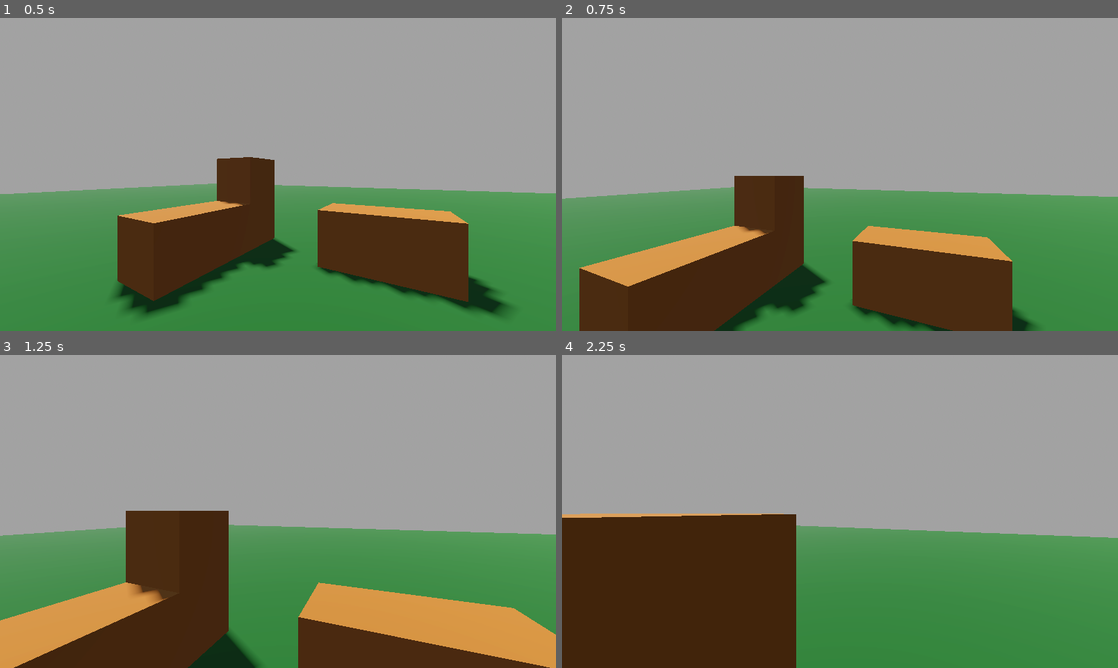
Above: before the commit, frames 1-4 (two rows, left to right).
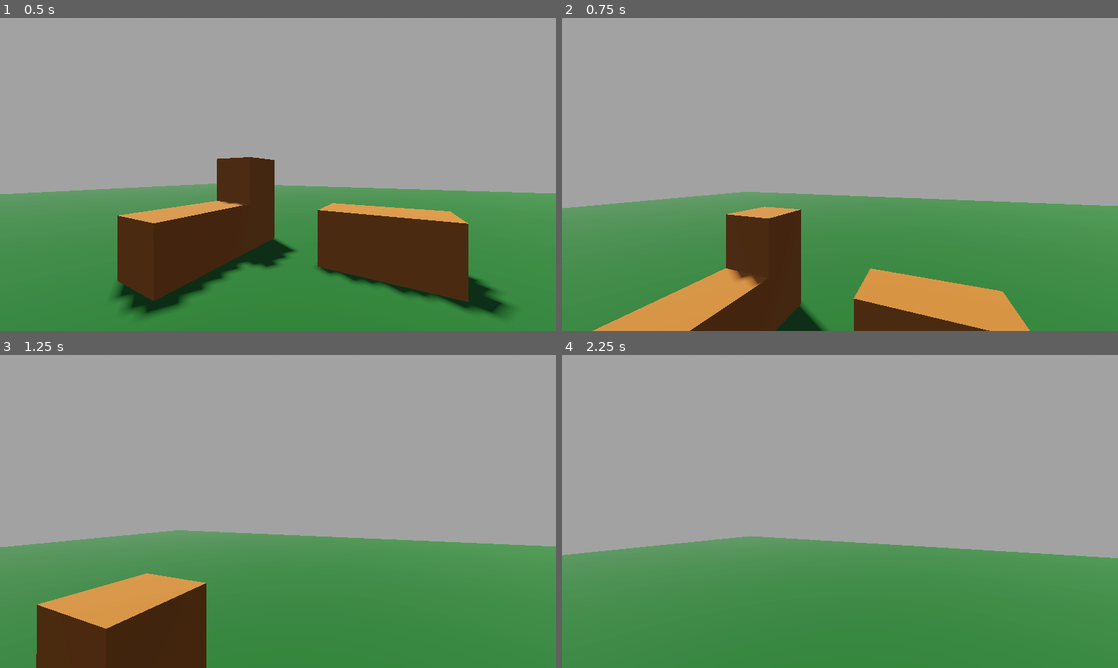
Above: after the commit, the same moments.

Repository: afarber/godotcraft
Game: Godot game, scene res://scenes/world.tscn
Two runs of this game, one before a commit and one after it. Both use one fixed random seed, a clock stepped at 60 frames per second and the inputs below.
Inputs (mouse positions are in pixels of both pictures, inside the frame that each line leads up to):
- Up to frame 1 (0.5 s): no input
- Up to frame 2 (0.75 s): tap Enter (ui_accept) at 0.5 s; move the mouse to (867, 174) at 0.52 s; hold Up (ui_up) from 0.53 s (still down)
- Up to frame 3 (1.25 s): keep holding Up (ui_up); tap Enter (ui_accept) at 0.77 s
- Up to frame 4 (2.25 s): keep holding Up (ui_up); move the mouse to (812, 511) at 1.27 s; tap Enter (ui_accept) at 1.52 s; move the mouse to (851, 505) at 2.02 s

Frame 1 is identical in both runs. In frame 2, 22% of the frame differs, in the area x 0-100%, y 50-100%; in frame 3, 21%; in frame 4, 24%.

Commit message:
Add 2 blocks

Diff:
--- /dev/null
+++ b/scenes/blocks.tscn
@@ -0,0 +1,37 @@
+[gd_scene load_steps=6 format=3 uid="uid://5ver7jccjhcr"]
+
+[sub_resource type="BoxMesh" id="BoxMesh_6l7ab"]
+size = Vector3(2, 2, 2)
+
+[sub_resource type="StandardMaterial3D" id="StandardMaterial3D_wv7cx"]
+albedo_color = Color(0.0627451, 0.364706, 0, 1)
+
+[sub_resource type="BoxShape3D" id="BoxShape3D_6l7ab"]
+size = Vector3(2, 2, 2)
+
+[sub_resource type="BoxMesh" id="BoxMesh_giubl"]
+size = Vector3(2, 2, 2)
+
+[sub_resource type="StandardMaterial3D" id="StandardMaterial3D_3jd7w"]
+albedo_color = Color(0.298039, 0.101961, 0.0392157, 1)
+
+[node name="Blocks" type="Node3D"]
+
+[node name="Grass" type="MeshInstance3D" parent="."]
+mesh = SubResource("BoxMesh_6l7ab")
+surface_material_override/0 = SubResource("StandardMaterial3D_wv7cx")
+
+[node name="StaticBody3D" type="StaticBody3D" parent="Grass"]
+
+[node name="CollisionShape3D" type="CollisionShape3D" parent="Grass/StaticBody3D"]
+shape = SubResource("BoxShape3D_6l7ab")
+
+[node name="Dirt" type="MeshInstance3D" parent="."]
+transform = Transform3D(1, 0, 0, 0, 1, 0, 0, 0, 1, -4, 0, 0)
+mesh = SubResource("BoxMesh_giubl")
+surface_material_override/0 = SubResource("StandardMaterial3D_3jd7w")
+
+[node name="StaticBody3D" type="StaticBody3D" parent="Dirt"]
+
+[node name="CollisionShape3D" type="CollisionShape3D" parent="Dirt/StaticBody3D"]
+shape = SubResource("BoxShape3D_6l7ab")
--- a/scenes/world.tscn
+++ b/scenes/world.tscn
@@ -70,3 +70,5 @@
 
 [node name="Player" parent="." instance=ExtResource("2_rwgxs")]
 transform = Transform3D(0.500287, 0, -0.865859, 0, 1, 0, 0.865859, 0, 0.500287, -3.94081, 2.5, 6.39132)
+
+[node name="GridMap" type="GridMap" parent="."]
--- a/scripts/player.gd
+++ b/scripts/player.gd
@@ -1,9 +1,12 @@
 extends CharacterBody3D
 
 
-const SPEED = 5.0
-const JUMP_VELOCITY = 4.5
+const SPEED = 8.0
+const JUMP_VELOCITY = 12.0
+const GRAVITY_FACTOR = 2.5
 const SENSITIVITY = 0.002
+
+@onready var camera_3d: Camera3D = $Camera3D
 
 func _ready() -> void:
 	Input.set_mouse_mode(Input.MOUSE_MODE_CAPTURED)
@@ -11,12 +14,13 @@
 func _unhandled_input(event: InputEvent) -> void:
 	if event is InputEventMouseMotion:
 		rotation.y = rotation.y - event.relative.x * SENSITIVITY
-		# TODO move camera up/down
+		camera_3d.rotation.x = camera_3d.rotation.x - event.relative.y * SENSITIVITY
+		camera_3d.rotation.x = clamp(camera_3d.rotation.x, deg_to_rad(-70), deg_to_rad(80))
 
 func _physics_process(delta: float) -> void:
 	# Add the gravity.
 	if not is_on_floor():
-		velocity += get_gravity() * delta
+		velocity += GRAVITY_FACTOR * get_gravity() * delta
 
 	# Handle jump.
 	if Input.is_action_just_pressed("ui_accept") and is_on_floor():
